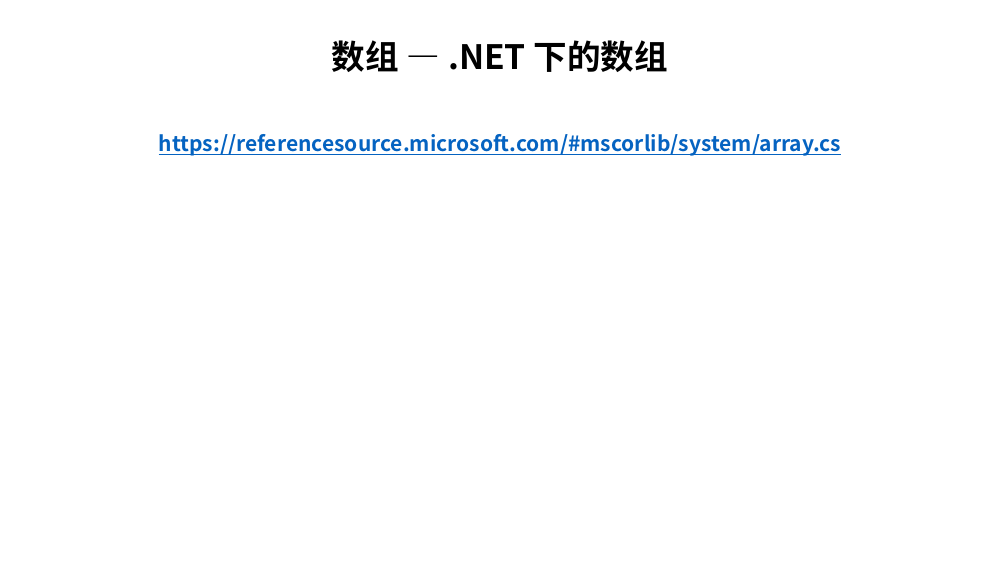
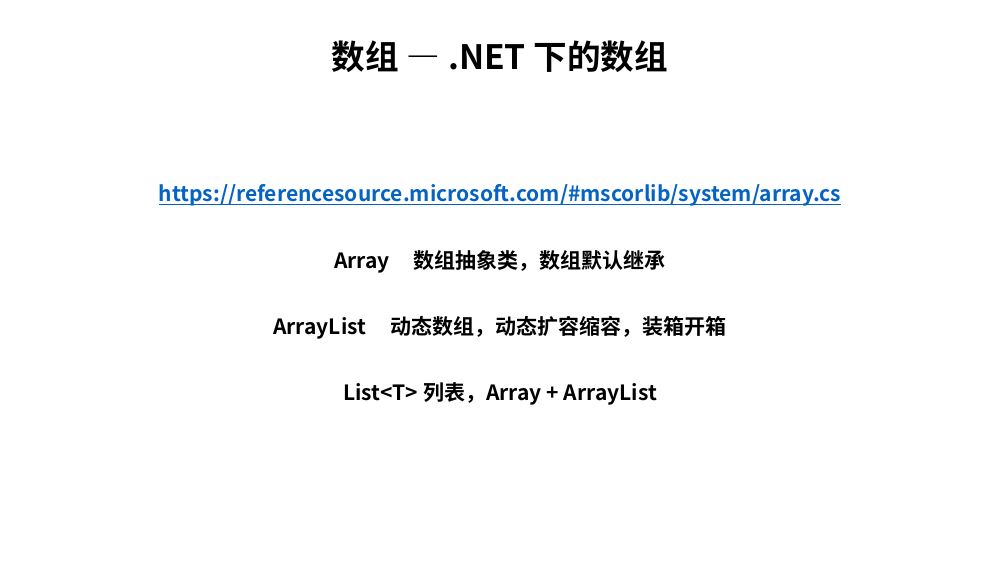
Before and after one commit to sunchong/ALG, a slide deck: slide 25 of ALG/docs/数据结构与算法.pptx (slide 20 before the commit). Drawn at 1008x567 pixels with LibreOffice and Linux fonts; fonts in the diff are those of the drawing. Boxes give left, top, right and bottom in pixels: in the first picture for what was removed or moved away, otherwise in the second. Text is boxed around its words. In the diff, an @@ line names an element or a change of style, - is before the commit and + after.

Commit message:
数组

```diff
--- a/ALG/docs/数据结构与算法.pptx
+++ b/ALG/docs/数据结构与算法.pptx
@@ text "https://referencesource.microsoft.com/#mscorlib/system/array ..." moved from (x1=159, y1=134, x2=841, y2=156) to (x1=159, y1=184, x2=841, y2=405) @@
@@ text at (x1=334, y1=250, x2=727, y2=405): paragraphs added @@
+Array 数组抽象类，数组默认继承
+ArrayList 动态数组，动态扩容缩容，装箱开箱
+List<T> 列表，Array + ArrayList
```
Also in this commit, not shown: 2 other slides changed, 5 slides added, 1 slide removed, 17 other files.
